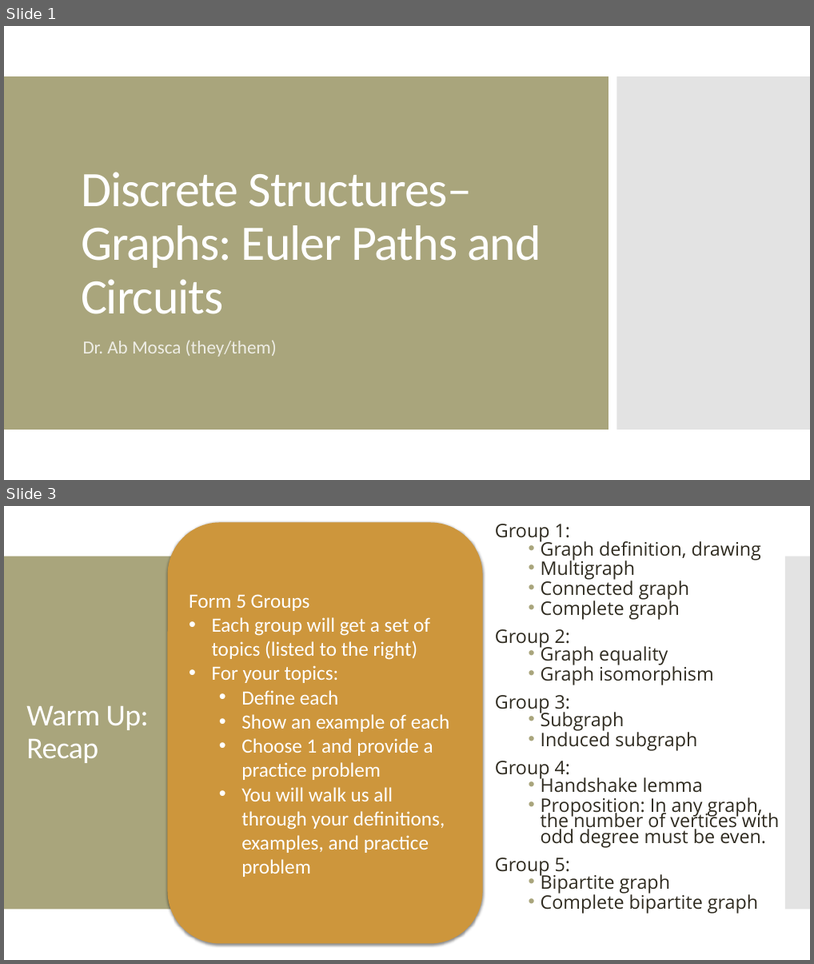
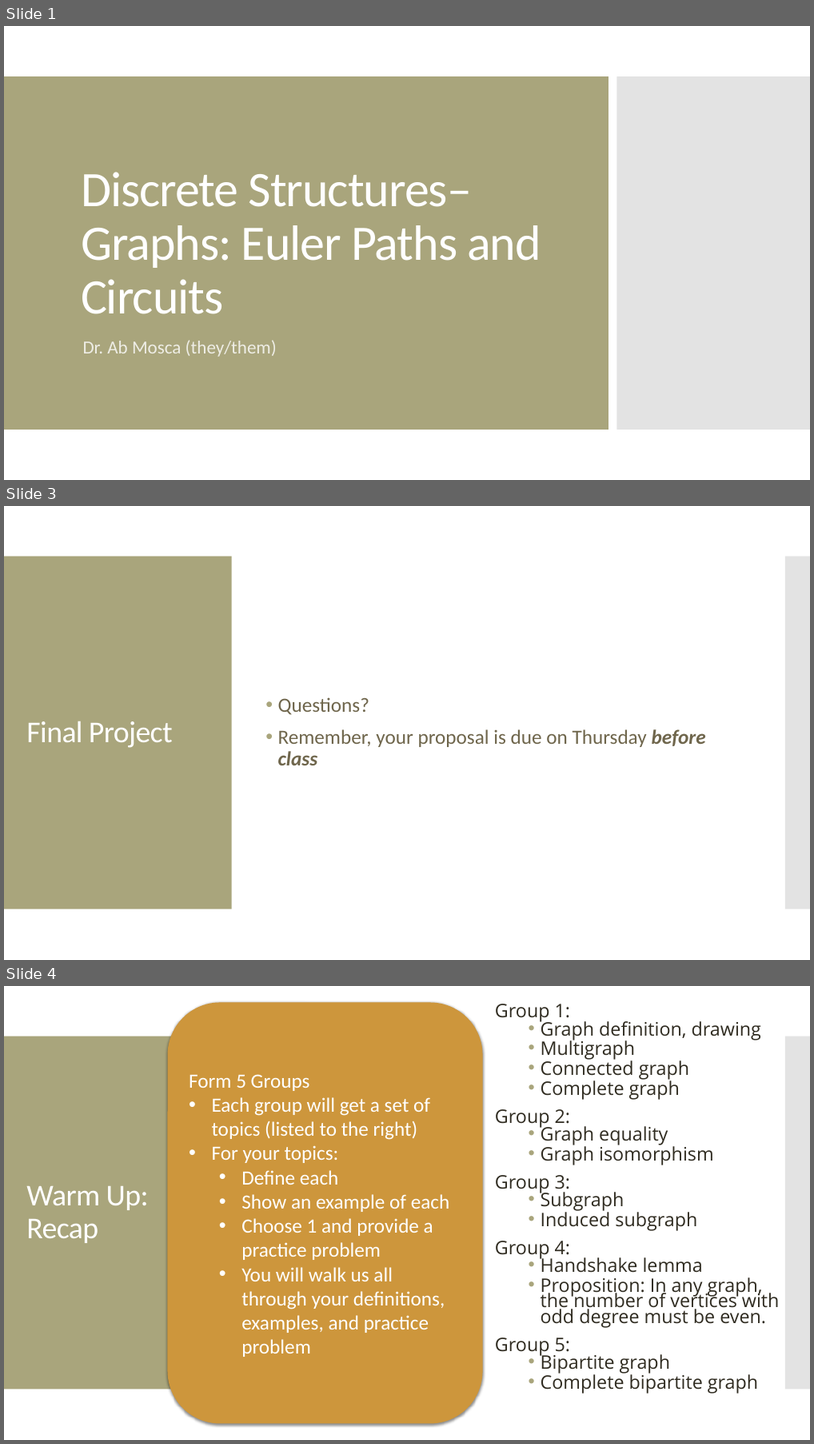
Before and after one commit to amosca01/MATH220-S24, a slide deck: slides/14-euler-paths-circuits.pptx. Shown one above the other, each under a label of ours: slides 1 and 3 before the commit, slides 1, 3 and 4 after it; the slides between them are not shown. The pictures are 814x964 and 814x1444 pixels, drawn with LibreOffice and Linux fonts; fonts in the diff are those of the drawing. Boxes give left, top, right and bottom in pixels: in the first picture for what was removed or moved away, otherwise in the second. Text is boxed around its words. In the diff, an @@ line names an element or a change of style, - is before the commit and + after.

Commit message:
class

```diff
--- a/slides/14-euler-paths-circuits.pptx
+++ b/slides/14-euler-paths-circuits.pptx
@@ slide 3 added at bbox=[4, 506, 810, 960], background #FFFFFF; not listed: 2 template elements that a slide beside it also shows @@
@@ text added at bbox=[278, 697, 706, 765], 24 pt, text #6F664C @@
+• Questions?
+• Remember, your proposal is due on Thursday before class
@@ title added at bbox=[26, 721, 173, 748], 36 pt, text #FFFFFF @@
+Final Project
@@ what was slide 3 is now slide 4 @@
```
Also in this commit, not shown: 1 slide changed, 3 other files.
